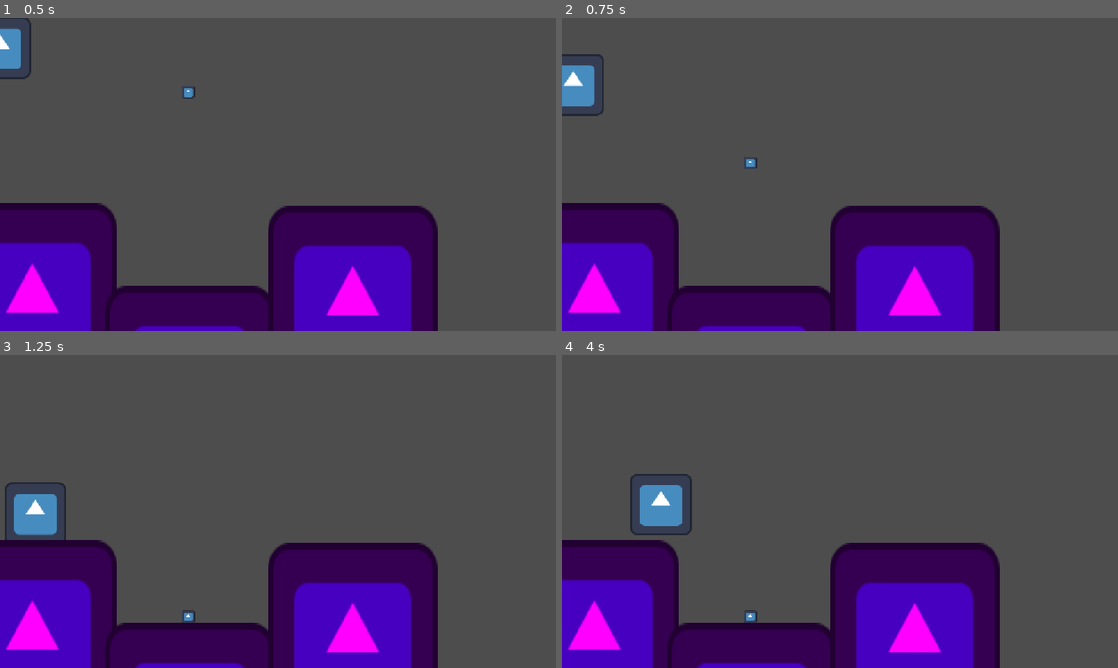
Above: before the commit, frames 1-4 (two rows, left to right).
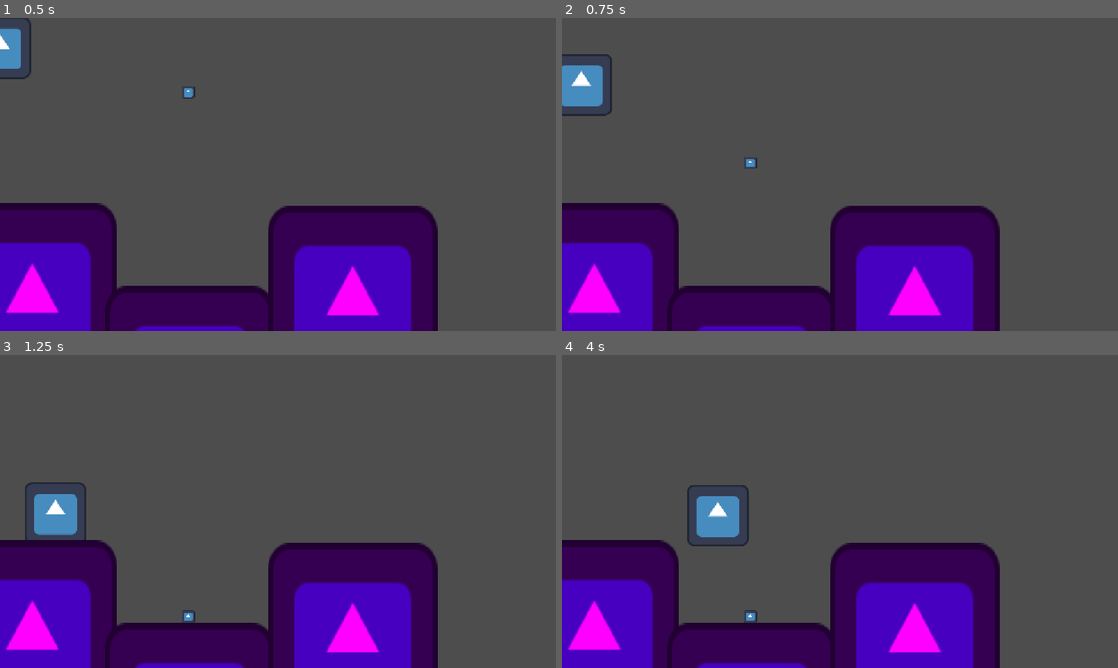
Above: after the commit, the same moments.

Repository: binarie0/swimming-extension
Game: Godot game, scene res://scenes/test_mechanic.tscn
Two runs of this game, one before a commit and one after it. Both use one fixed random seed, a clock stepped at 60 frames per second and the inputs below. The engine's default icon, where the game draws it, is replaced by a stand-in: a white triangle on a blue panel in a dark square.
Inputs:
- Up to frame 1 (0.5 s): no input
- Up to frame 2 (0.75 s): hold D (right) from 0.53 s (still down); tap Shift (sprint) at 0.6 s
- Up to frame 3 (1.25 s): keep holding D (right); tap Space (jump) at 0.77 s
- Up to frame 4 (4 s): tap Shift (sprint) every 0.75 s from 1.35 to 3.6 s; tap Space (jump) at 1.52, 3.02, 3.77 s; release D (right) at 2.03 s; hold A (left) 2.03-2.78 s; hold D (right) from 2.78 s (still down)

Frame 1 is identical in both runs. In frame 2, 0.5% of the frame differs, in the area x 0-9%, y 11-32%; in frame 3, 1.3%; in frame 4, 2.5%, in the area x 12-34%, y 38-62%.

Commit message:
make player faster and fix animation player throwing 1 million errors

Diff:
--- a/scenes/test_mechanic.tscn
+++ b/scenes/test_mechanic.tscn
@@ -22,9 +22,11 @@
 [node name="PlatformerController" parent="." unique_id=1006534717 instance=ExtResource("1_syoih")]
 platform_floor_layers = 4294967293
 safe_margin = 0.5
-default_water_gravity = Vector2(0, 3)
+default_water_gravity = Vector2(0, 12)
 swim_speed = 40.0
 ENABLE_WALL_JUMPING = true
+MAX_SPEED = 150.0
+SPRINT_MULTIPLIER = 2.0
 FRICTION = 30.0
 AIR_RESISTENCE = 5.0
 GRAVITY = 8.0
@@ -75,7 +77,7 @@
 angular_damp_space_override = 3
 angular_damp = 63.686
 script = ExtResource("3_p7v4i")
-current_force = Vector2(4, -40)
+current_force = Vector2(4, -60)
 friction = 0.7
 metadata/_custom_type_script = "uid://3hmdu4qroi1l"
 
--- a/scripts/platformer_controller.gd
+++ b/scripts/platformer_controller.gd
@@ -126,7 +126,9 @@
 		else:
 			state = FALL
 
-
+func play_animation(anim: StringName):
+	if (ANIMATION_PLAYER.has_animation(anim)):
+		ANIMATION_PLAYER.play(anim);
 ## Manages the character's animations based on the current state and [param PLAYER_SPRITE] direction based on
 ## the current horizontal velocity. The expected default animations are [param Idle], [param Walk], [param Jump], and [param Fall]
 func manage_animations() -> void:
@@ -136,15 +138,15 @@
 		PLAYER_SPRITE.flip_h = true
 	match state:
 		IDLE:
-			ANIMATION_PLAYER.play("Idle")
+			play_animation("Idle")
 		WALK:
-			ANIMATION_PLAYER.play("Walk")
+			play_animation("Walk")
 		JUMP:
-			ANIMATION_PLAYER.play("Jump")
+			play_animation("Jump")
 		FALL:
-			ANIMATION_PLAYER.play("Fall")
+			play_animation("Fall")
 		WALL_SLIDE:
-			ANIMATION_PLAYER.play("Fall") #
+			play_animation("Fall") #
 
 
 ## Gets the strength and status of the mapped actions
--- a/scripts/swimming_platformer_controller.gd
+++ b/scripts/swimming_platformer_controller.gd
@@ -45,7 +45,7 @@
 
 func manage_animations() -> void:
 	if (state == SWIM):
-		ANIMATION_PLAYER.play("Swim");
+		play_animation("Swim");
 	super.manage_animations();
 
 func physics_tick(inputs: Dictionary) -> void:
